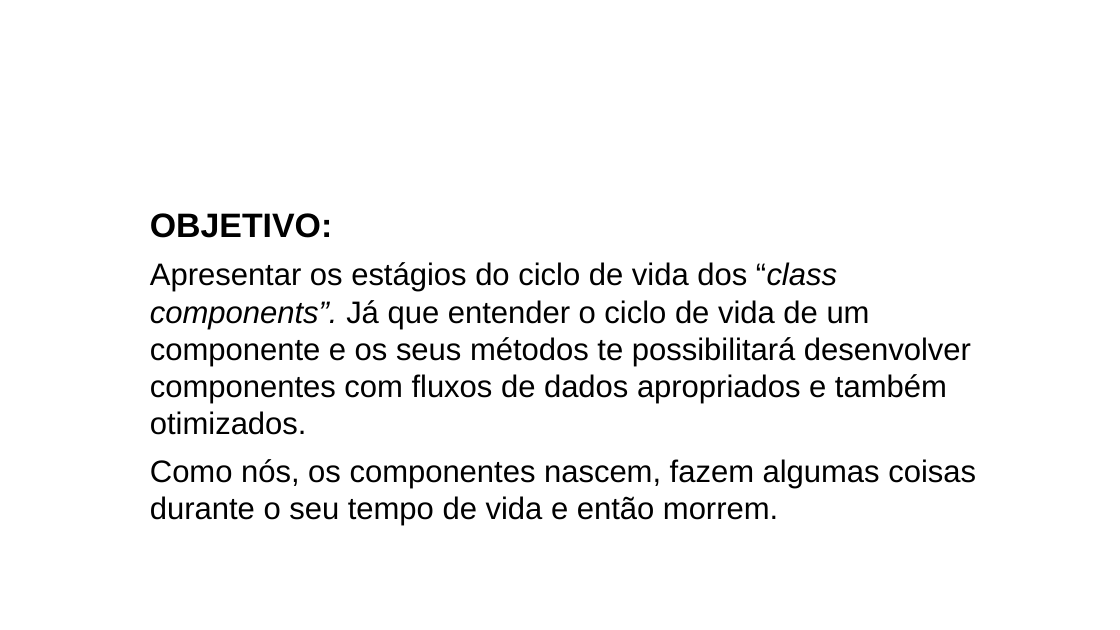
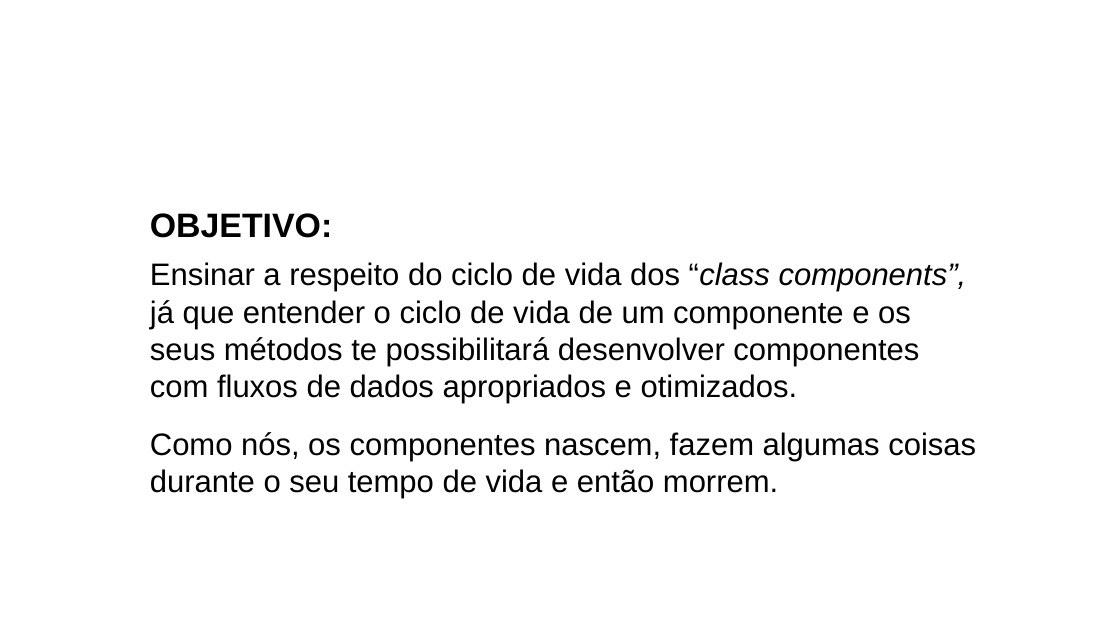
Before and after one commit to cfabioramos/react_course_files, a slide deck: slide 1 of slides/react-master-course-component-lifecycle.odp. Drawn at 1120x630 pixels with LibreOffice and Linux fonts; fonts in the diff are those of the drawing; background and template pictures are left out. Boxes give left, top, right and bottom in pixels: in the first picture for what was removed or moved away, otherwise in the second. Text is boxed around its words. In the diff, an @@ line names an element or a change of style, - is before the commit and + after.

```diff
--- a/slides/react-master-course-component-lifecycle.odp
+++ b/slides/react-master-course-component-lifecycle.odp
@@ text at bbox=[150, 262, 967, 403]: text changed @@
-Apresentar os estágios do ciclo de vida dos “class components”. Já que entender o ciclo de vida de um componente e os seus métodos te possibilitará desenvolver componentes com fluxos de dados apropriados e também otimizados.
+Ensinar a respeito do ciclo de vida dos “class components”, já que entender o ciclo de vida de um componente e os seus métodos te possibilitará desenvolver componentes com fluxos de dados apropriados e otimizados.
```
Also in this commit, not shown: 1 other slide changed, 1 slide added, 2 slides removed, 4 other files.
